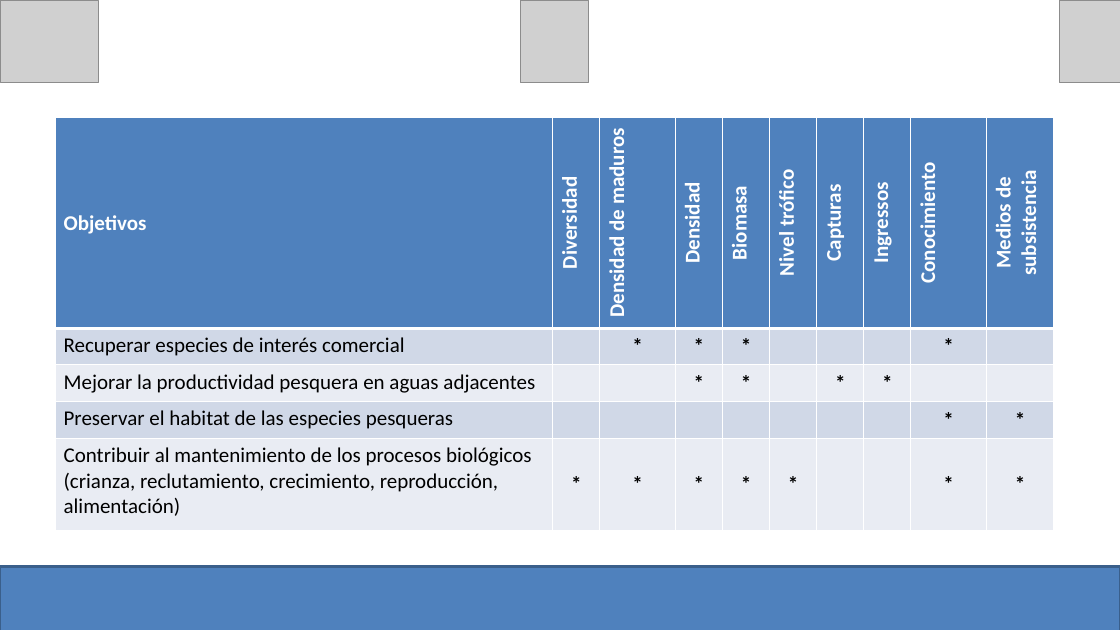
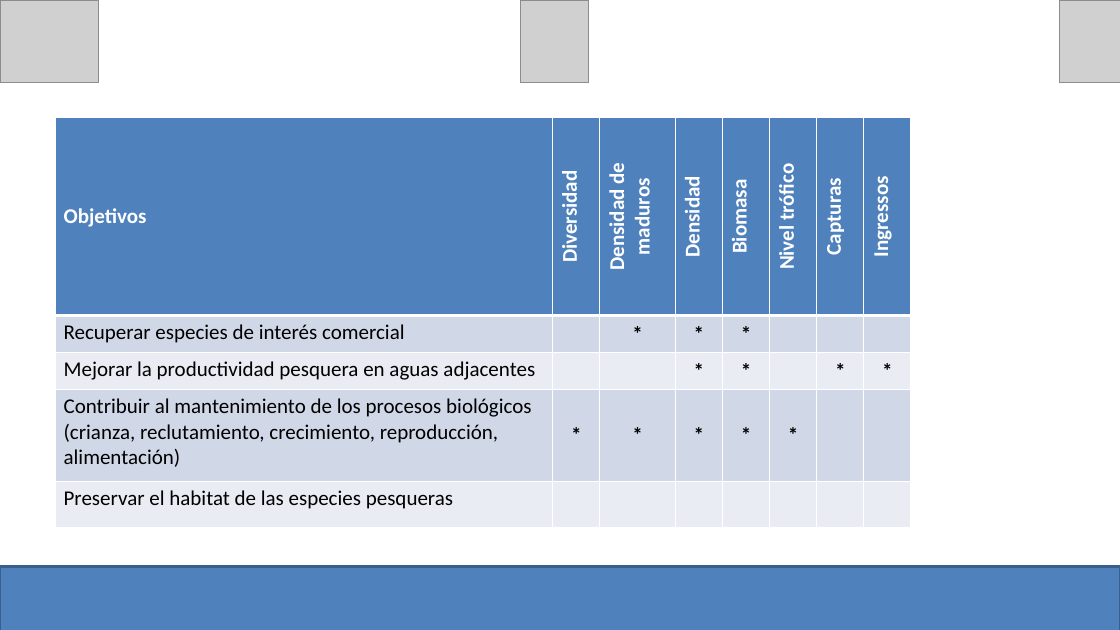
Before and after one commit to turfeffect/Docs, a slide deck: slide 19 of Presentations/Workshop in Mexico/Mexico Workshop.pptx. Drawn at 1120x630 pixels with LibreOffice and Linux fonts; fonts in the diff are those of the drawing; grey boxes stand for pictures. Boxes give left, top, right and bottom in pixels: in the first picture for what was removed or moved away, otherwise in the second. Text is boxed around its words. In the diff, an @@ line names an element or a change of style, - is before the commit and + after.

```diff
--- a/Presentations/Workshop in Mexico/Mexico Workshop.pptx
+++ b/Presentations/Workshop in Mexico/Mexico Workshop.pptx
@@ table at <box>55,118,911,513</box> @@
-column 1, row 4: Preservar el habitat de las especies pesqueras
+column 1, row 4: Contribuir al mantenimiento de los procesos biológicos (crianza, reclutamiento, crecimiento, reproducción, alimentación)
-column 1, row 5: Contribuir al mantenimiento de los procesos biológicos (crianza, reclutamiento, crecimiento, reproducción, alimentación)
+column 1, row 5: Preservar el habitat de las especies pesqueras
-column 2, row 4: 
+column 2, row 4: *
-column 2, row 5: *
+column 2, row 5: 
-column 3, row 4: 
+column 3, row 4: *
-column 3, row 5: *
+column 3, row 5: 
-column 4, row 4: 
+column 4, row 4: *
-column 4, row 5: *
+column 4, row 5: 
-column 5, row 4: 
+column 5, row 4: *
-column 5, row 5: *
+column 5, row 5: 
-column 6, row 4: 
+column 6, row 4: *
-column 6, row 5: *
+column 6, row 5: 
-column 9: Conocimiento | * |  | * | *
-column 10: Medios de subsistencia |  |  | * | *
@@ table: place and size @@
-table at <box>55,118,1054,520</box>
+table at <box>55,118,911,513</box>
```
Also in this commit, not shown: 14 other slides changed, 1 slide added, 2 slides removed.
